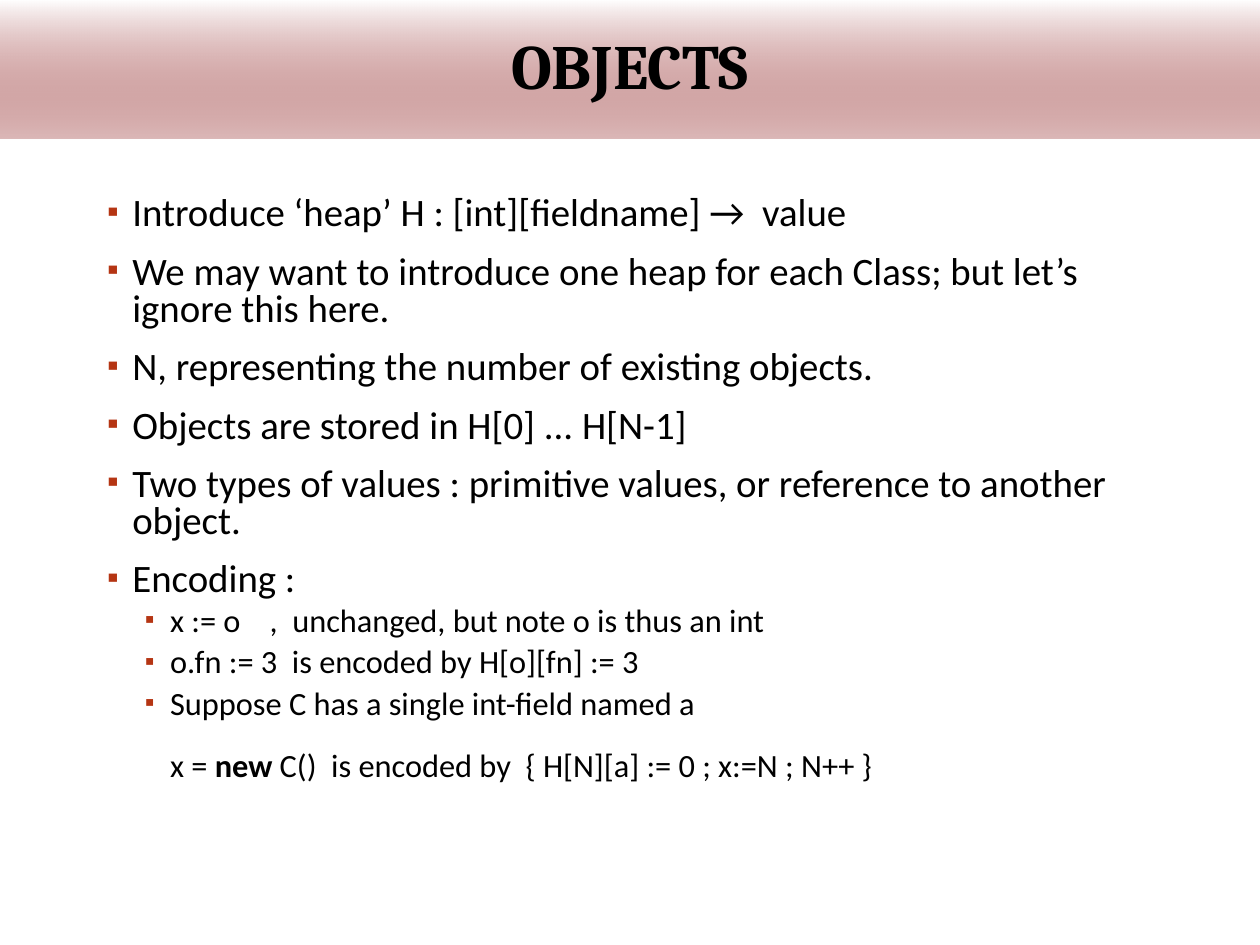
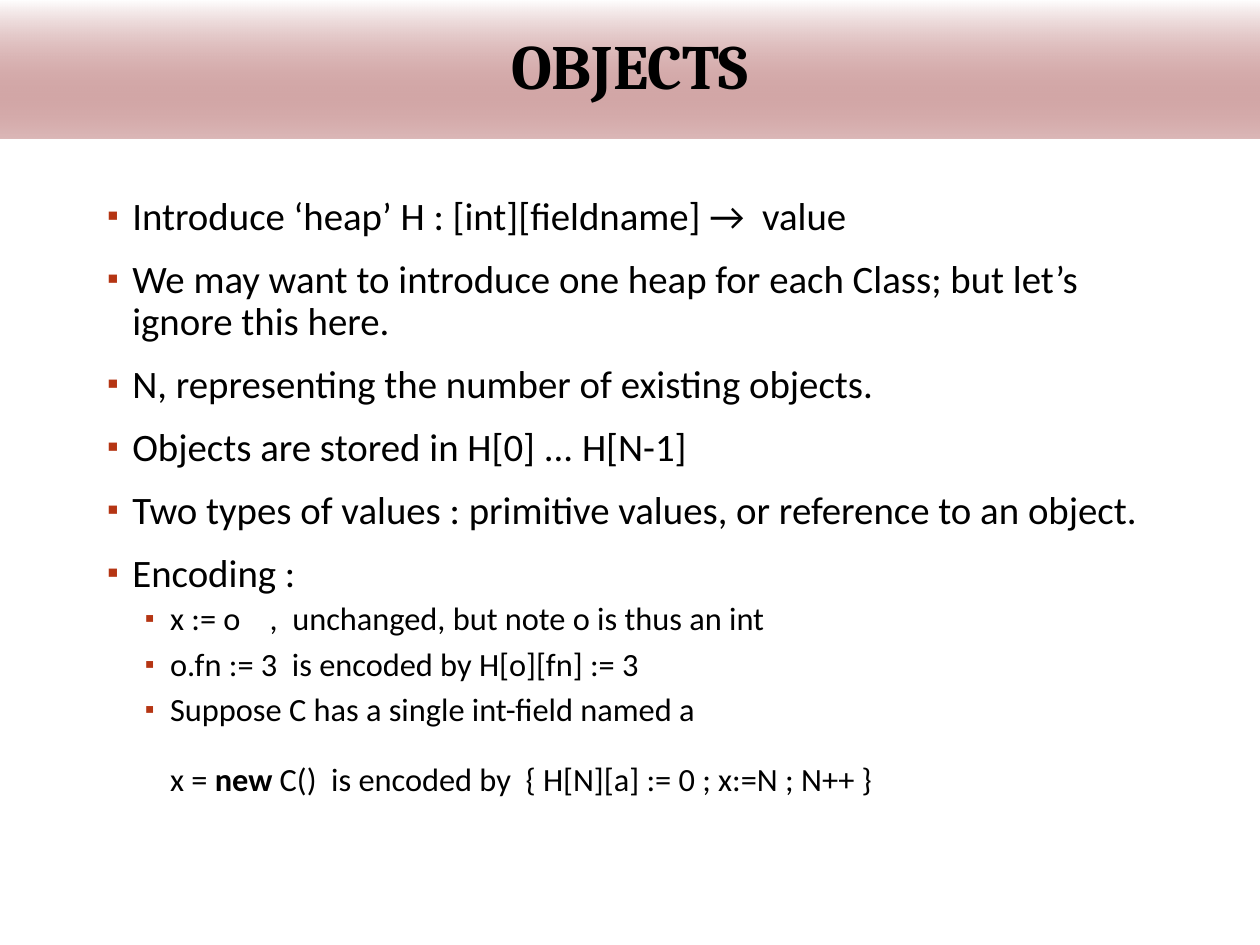
Before and after one commit to wooshrow/infopv, a slide deck: slide 62 of slides/PV_hoare.pptx. Drawn at 1260x945 pixels with LibreOffice and Linux fonts; fonts in the diff are those of the drawing; background and template pictures are left out. Boxes give left, top, right and bottom in pixels: in the first picture for what was removed or moved away, otherwise in the second. Text is boxed around its words. In the diff, an @@ line names an element or a change of style, - is before the commit and + after.

```diff
--- a/slides/PV_hoare.pptx
+++ b/slides/PV_hoare.pptx
@@ text at <box>132,202,1078,797</box>: line spacing 0.8 to 0.9 @@
@@ text at <box>132,497,1137,531</box>: text changed @@
-▪ Two types of values : primitive values, or reference to another object.
+▪ Two types of values : primitive values, or reference to an object.
```
Also in this commit, not shown: 4 other slides changed, 3 other files.
